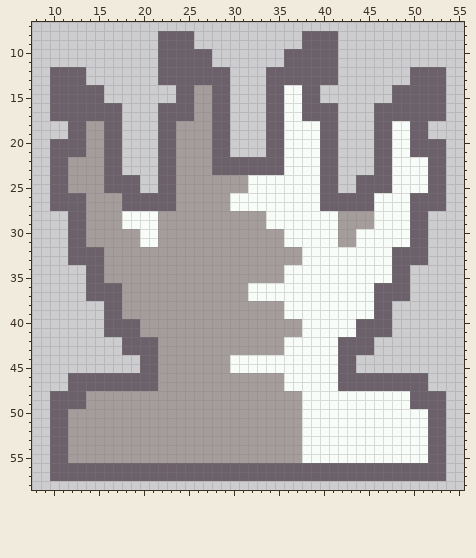
Two states of a pixel-art sprite, public/wQ.png. This is how it looked before the edit.
The file is 64x64 pixels. Shown: x 8..55, y 7..58.
After:
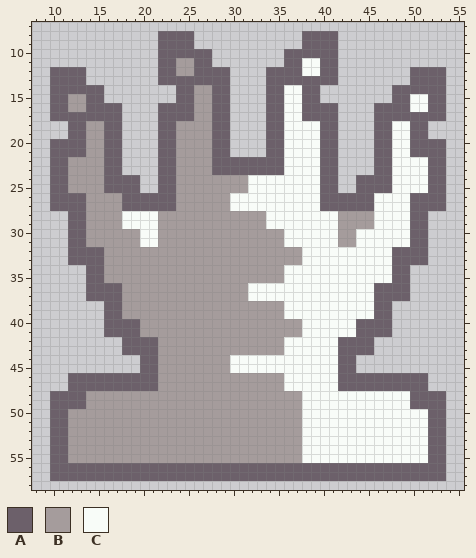
Palette (. is transparent): A #6c606a  B #a59c9c  C #f8fcf8
Changes in this commit:
{"y":11,"x":24,"old":"AA","new":"BB"}
{"y":11,"x":38,"old":"AA","new":"CC"}
{"y":12,"x":24,"old":"AA","new":"BB"}
{"y":12,"x":38,"old":"AA","new":"CC"}
{"y":15,"x":12,"old":"AA","new":"BB"}
{"y":15,"x":50,"old":"AA","new":"CC"}
{"y":16,"x":12,"old":"AA","new":"BB"}
{"y":16,"x":50,"old":"AA","new":"CC"}
{"label":"changed","picture_box":[176,58,194,76]}
{"label":"changed","picture_box":[302,58,320,76]}
{"label":"changed","picture_box":[68,94,86,112]}
{"label":"changed","picture_box":[410,94,428,112]}
